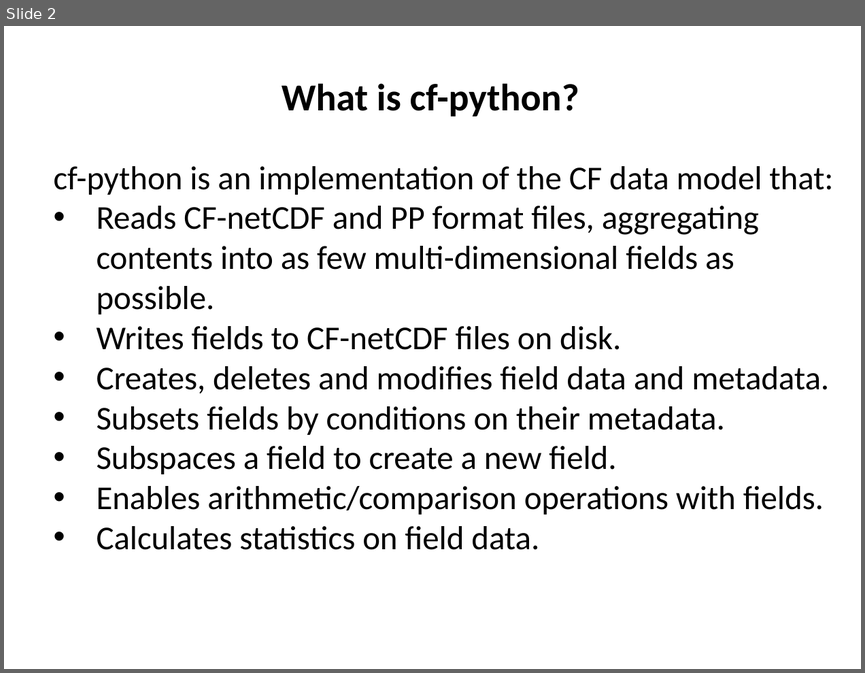
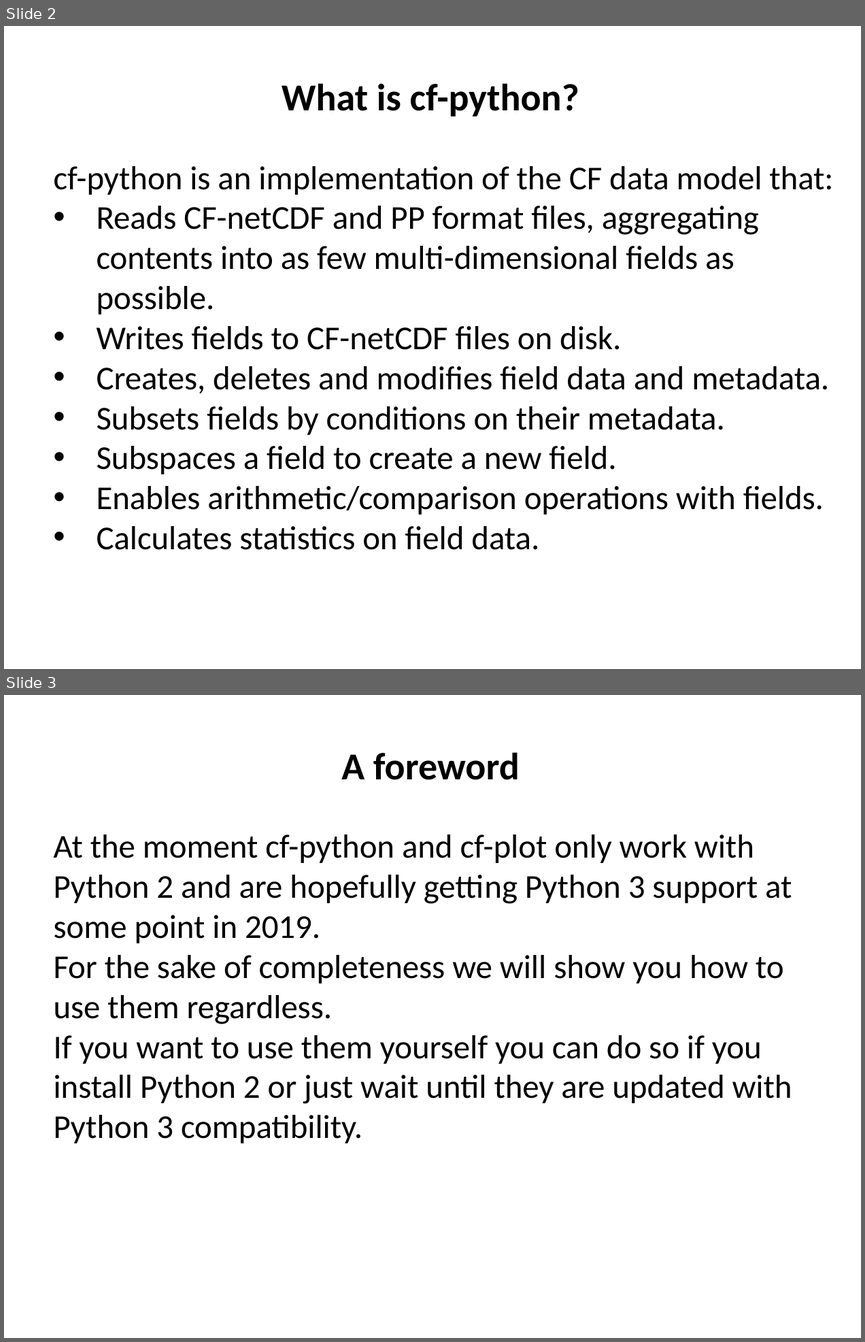
Before and after one commit to ncasuk/ncas-isc, a slide deck: python/presentations/data_tools/02_cfpython_cfplot.pptx. Shown one above the other, each under a label of ours: slide 2 before the commit, slides 2 and 3 after it. The pictures are 865x673 and 865x1342 pixels, drawn with LibreOffice and Linux fonts; fonts in the diff are those of the drawing; background and template pictures are left out. Boxes give left, top, right and bottom in pixels: in the first picture for what was removed or moved away, otherwise in the second. Text is boxed around its words. In the diff, an @@ line names an element or a change of style, - is before the commit and + after.

Commit message:
Added foreword to non-Python3 packages presentations

```diff
--- a/python/presentations/data_tools/02_cfpython_cfplot.pptx
+++ b/python/presentations/data_tools/02_cfpython_cfplot.pptx
@@ slide 3 added at box(4, 695, 861, 1338), background picture (left out) @@
@@ text added at box(341, 752, 519, 780), 32 pt, text #000000, bold @@
+A foreword
@@ text added at box(54, 834, 792, 1143), 28 pt, text #000000 @@
+At the moment cf-python and cf-plot only work with Python 2 and are hopefully getting Python 3 support at some point in 2019.
+For the sake of completeness we will show you how to use them regardless.
+If you want to use them yourself you can do so if you install Python 2 or just wait until they are updated with Python 3 compatibility.
```
Also in this commit, not shown: 2 other files.
